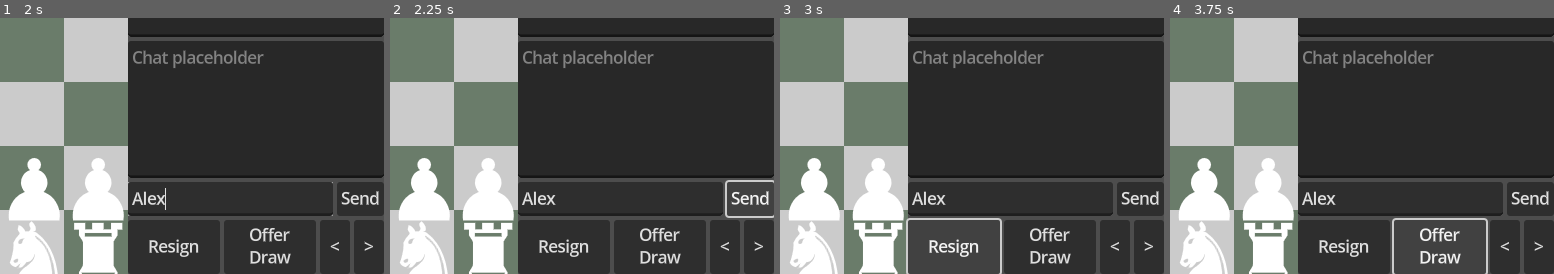
Above: before the commit, frames 1-4 (left to right).
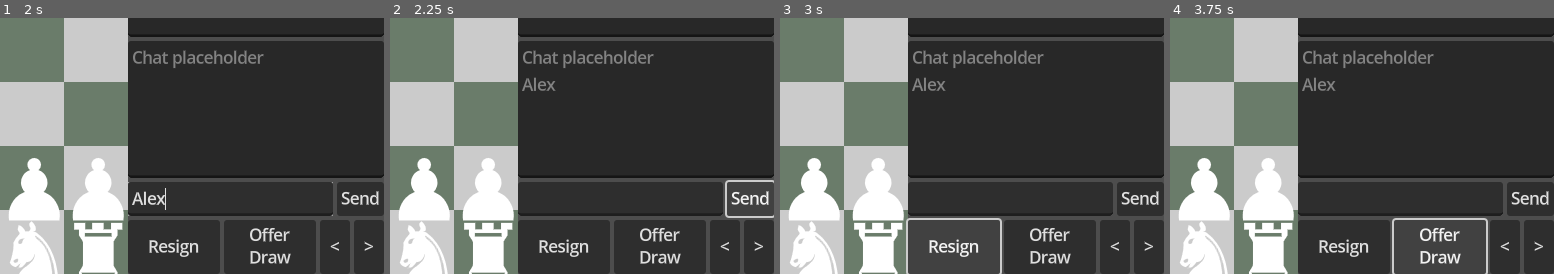
Above: after the commit, the same moments.

Repository: NiahSSBM/chess
Game: Godot game, scene res://scenes/main.tscn
Same seed, same stepped clock (60 frames per second), same inputs: the game is played once before the commit and once after it.
Inputs (mouse positions are % of the whole screen's width and height, from its top left):
- Up to frame 1 (2 s): click "Play Local" at 0.5 s; click (80, 85) at 1.27 s; type "Alex" at 1.35 s
- Up to frame 2 (2.25 s): click "Send" at 2 s
- Up to frame 3 (3 s): click "Resign" at 2.75 s
- Up to frame 4 (3.75 s): click "Offer Draw" at 3.5 s
The pictures show only the part of the screen within x 50-100%, y 50-100%; the shares and areas given below are measured in that part.

Frame 1 is identical in both runs. In frame 2, 0.4% of the frame differs, in the area x 34-44%, y 23-74%; in frame 3, 0.4%; in frame 4, 0.4%.

Commit message:
connect message boxes

Diff:
--- a/scenes/in_game_ui.tscn
+++ b/scenes/in_game_ui.tscn
@@ -1,6 +1,9 @@
-[gd_scene load_steps=2 format=3 uid="uid://8wgp3ocxf2ay"]
+[gd_scene load_steps=5 format=3 uid="uid://8wgp3ocxf2ay"]
 
 [ext_resource type="Script" uid="uid://brnnuhd8duiuv" path="res://scripts/in_game_ui.gd" id="1_kplmn"]
+[ext_resource type="Script" uid="uid://ddriq5ep8jux5" path="res://scripts/game_text_edit.gd" id="2_fnge6"]
+[ext_resource type="Script" uid="uid://d1dq387va10lu" path="res://scripts/chat_text_edit.gd" id="3_a45jx"]
+[ext_resource type="Script" uid="uid://de0idgj4vhnna" path="res://scripts/message_box_text_edit.gd" id="4_fqvwy"]
 
 [node name="InGameUi" type="Control"]
 layout_mode = 3
@@ -29,6 +32,9 @@
 virtual_keyboard_show_on_focus = false
 middle_mouse_paste_enabled = false
 empty_selection_clipboard_enabled = false
+tab_input_mode = false
+scroll_smooth = true
+script = ExtResource("2_fnge6")
 
 [node name="ChatTextEdit" type="TextEdit" parent="VBoxContainer"]
 layout_mode = 2
@@ -43,6 +49,8 @@
 virtual_keyboard_show_on_focus = false
 middle_mouse_paste_enabled = false
 empty_selection_clipboard_enabled = false
+tab_input_mode = false
+script = ExtResource("3_a45jx")
 
 [node name="HBoxContainer" type="HBoxContainer" parent="VBoxContainer"]
 layout_mode = 2
@@ -53,8 +61,9 @@
 layout_mode = 2
 size_flags_horizontal = 3
 size_flags_vertical = 3
+script = ExtResource("4_fqvwy")
 
-[node name="Button" type="Button" parent="VBoxContainer/HBoxContainer"]
+[node name="MessageBoxButton" type="Button" parent="VBoxContainer/HBoxContainer"]
 layout_mode = 2
 size_flags_horizontal = 3
 size_flags_stretch_ratio = 0.2
@@ -93,3 +102,5 @@
 layout_mode = 2
 size_flags_horizontal = 3
 text = ">"
+
+[connection signal="pressed" from="VBoxContainer/HBoxContainer/MessageBoxButton" to="VBoxContainer/HBoxContainer/MessageBoxTextEdit" method="_on_message_box_button_pressed"]
--- /dev/null
+++ b/scripts/chat_text_edit.gd
@@ -0,0 +1,10 @@
+extends TextEdit
+
+
+func _ready():
+	Globals.connect("push_chat_message", _on_push_chat_message)
+
+
+func _on_push_chat_message(m: String):
+	text = text + "\n" + m
+	scroll_vertical = INF
--- a/scripts/game.gd
+++ b/scripts/game.gd
@@ -6,7 +6,6 @@
 	var target: Vector2i = _notation_to_target(notation)
 	var target_marker = _get_marker_at_position(target)
 
-	print(notation)
 	if check_move(notation) and !_is_position_check(piece, target):
 		if piece.type == Piece.PieceType.KING and target.x - 2 == piece.board_position.x: # Castle right, ensure relevant spaces are not attacked
 			if !_is_position_attacked(piece.color, piece.board_position) and !_is_position_attacked(piece.color, piece.board_position + Vector2i(1, 0)) and !_is_position_attacked(piece.color, piece.board_position + Vector2i(2, 0)):
@@ -30,6 +29,8 @@
 		if pass_turn:
 			Globals.turn_passed.emit()
 		piece.position = target_marker.position - Globals.position_offset
+		print(notation)
+		Globals.push_game_message.emit(notation)
 		var reason: int = _check_game_over()
 		match reason:
 			1:
--- /dev/null
+++ b/scripts/game_text_edit.gd
@@ -0,0 +1,9 @@
+extends TextEdit
+
+func _ready():
+	Globals.connect("push_game_message", _on_push_game_message)
+
+
+func _on_push_game_message(m: String):
+	text = text + "\n" + m
+	scroll_vertical = INF
--- a/scripts/globals.gd
+++ b/scripts/globals.gd
@@ -15,3 +15,7 @@
 signal turn_passed()
 @warning_ignore("unused_signal")
 signal game_start()
+@warning_ignore("unused_signal")
+signal push_game_message(m: String)
+@warning_ignore("unused_signal")
+signal push_chat_message(m: String)
--- /dev/null
+++ b/scripts/message_box_text_edit.gd
@@ -0,0 +1,7 @@
+extends TextEdit
+
+
+func _on_message_box_button_pressed():
+	if !text.is_empty():
+		Globals.push_chat_message.emit(text)
+		clear()
Not shown, added: scripts/chat_text_edit.gd.uid
Not shown, added: scripts/game_text_edit.gd.uid
Not shown, added: scripts/message_box_text_edit.gd.uid
